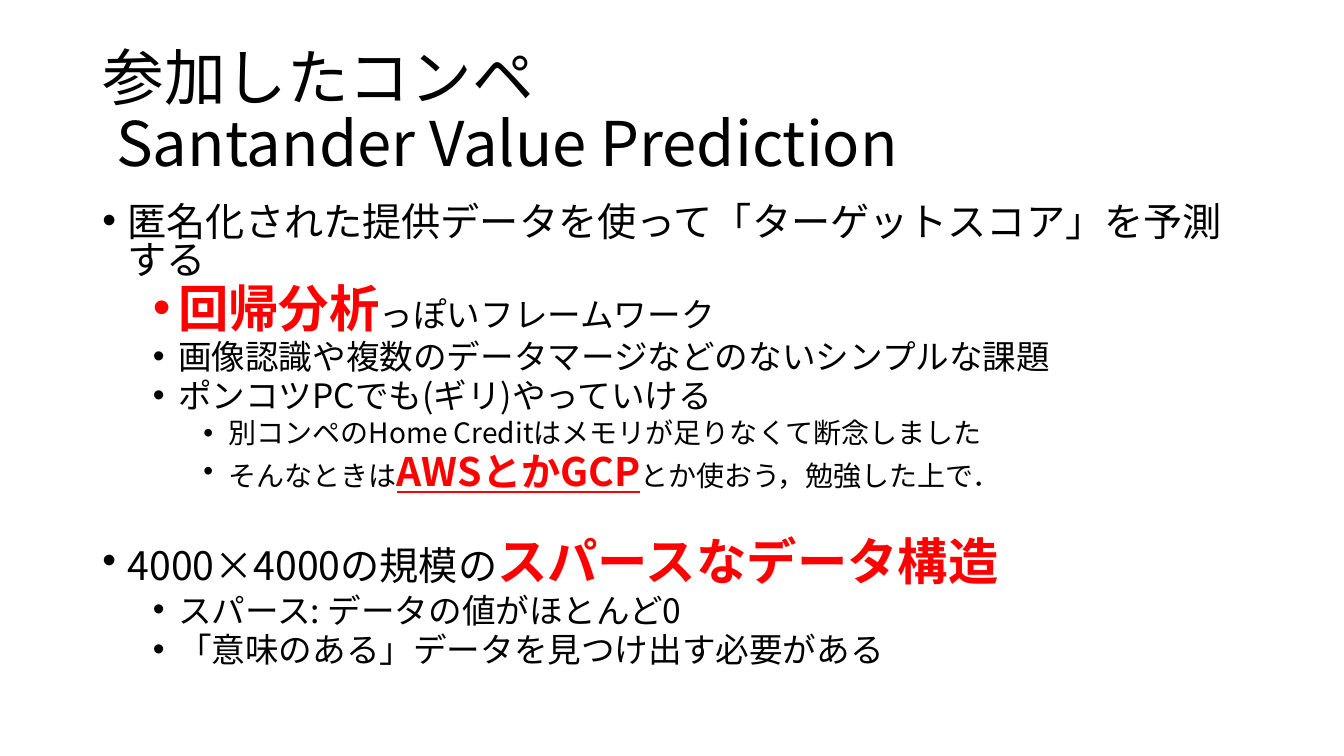
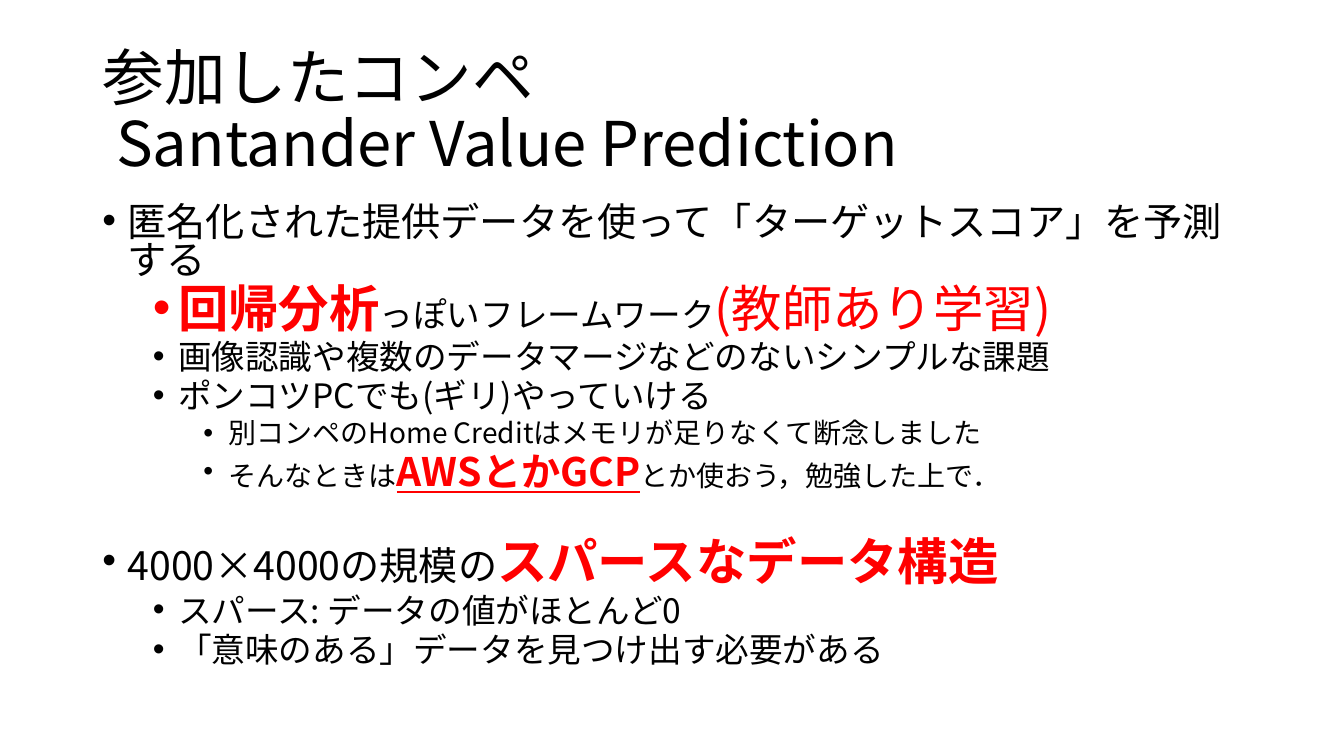
Before and after one commit to 8-u8/Kaggle, a slide deck: slide 9 of Santander/output/caretパッケージを使ったXGBoostのformula型.pptx. Drawn at 1344x756 pixels with LibreOffice and Linux fonts; fonts in the diff are those of the drawing. Boxes give left, top, right and bottom in pixels: in the first picture for what was removed or moved away, otherwise in the second. Text is boxed around its words. In the diff, an @@ line names an element or a change of style, - is before the commit and + after.

```diff
--- a/Santander/output/caretパッケージを使ったXGBoostのformula型.pptx
+++ b/Santander/output/caretパッケージを使ったXGBoostのformula型.pptx
@@ text at (x1=178, y1=284, x2=1051, y2=337): text changed; size 24 to 36 pt; text colour #000000 to #FF0000 @@
-  • 回帰分析っぽいフレームワーク
+  • 回帰分析っぽいフレームワーク(教師あり学習)
```
Also in this commit, not shown: 7 other slides changed.
